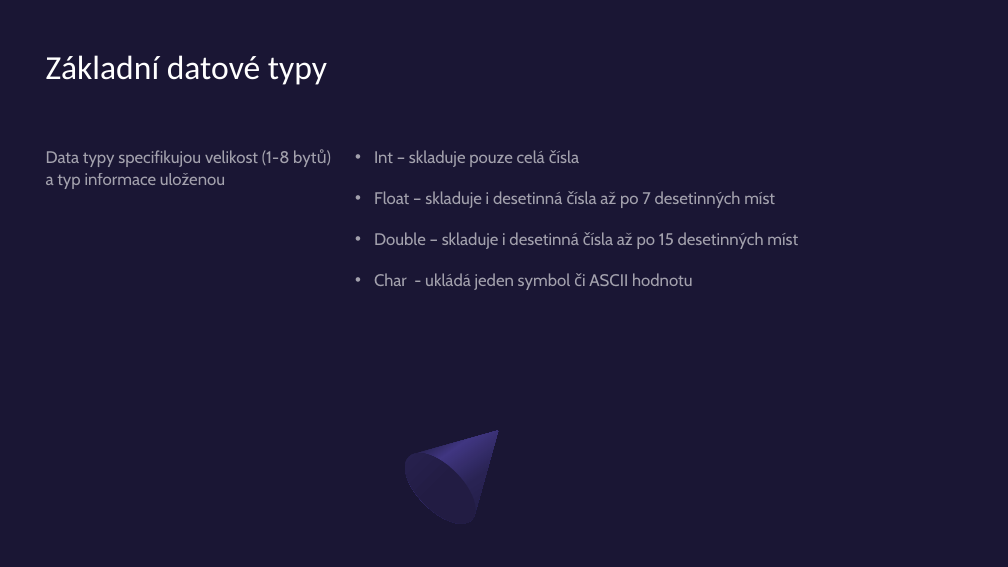
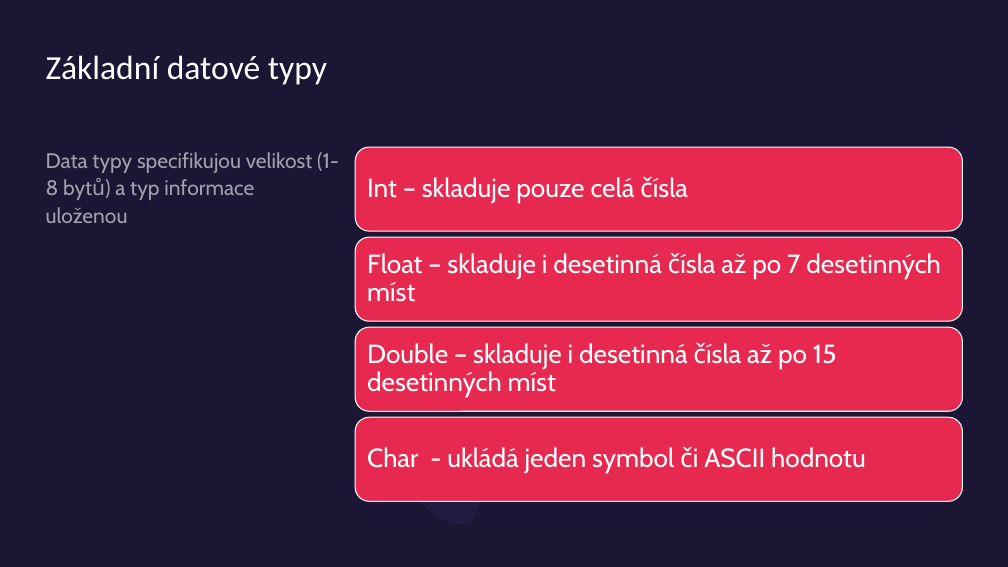
Before and after one commit to KokosHraje/C-VDAPrezentace, a slide deck: slide 4 of Programovací-jazyk-C.pptx. Drawn at 1008x567 pixels with LibreOffice and Linux fonts; fonts in the diff are those of the drawing. Boxes give left, top, right and bottom in pixels: in the first picture for what was removed or moved away, otherwise in the second. Text is boxed around its words. In the diff, an @@ line names an element or a change of style, - is before the commit and + after.

```diff
--- a/Programovací-jazyk-C.pptx
+++ b/Programovací-jazyk-C.pptx
@@ text "Data typy specifikujou velikost (1-8 ..." at <box>46,152,339,223</box>: size 16 to 20 pt @@
@@ text removed at <box>374,150,798,290</box> @@
-• Int – skladuje pouze celá čísla
-• Float – skladuje i desetinná čísla až po 7 desetinných míst
-• Double – skladuje i desetinná čísla až po 15 desetinných míst
-• Char - ukládá jeden symbol či ASCII hodnotu
@@ group added at <box>355,147,963,501</box>: 4 rounded rectangles, 4 texts @@
+Int – skladuje pouze celá čísla
+Float – skladuje i desetinná čísla až po 7 desetinných míst
+Double – skladuje i desetinná čísla až po 15 desetinných míst
+Char - ukládá jeden symbol či ASCII hodnotu
```
Also in this commit, not shown: 7 other slides changed, 2 slides added.
